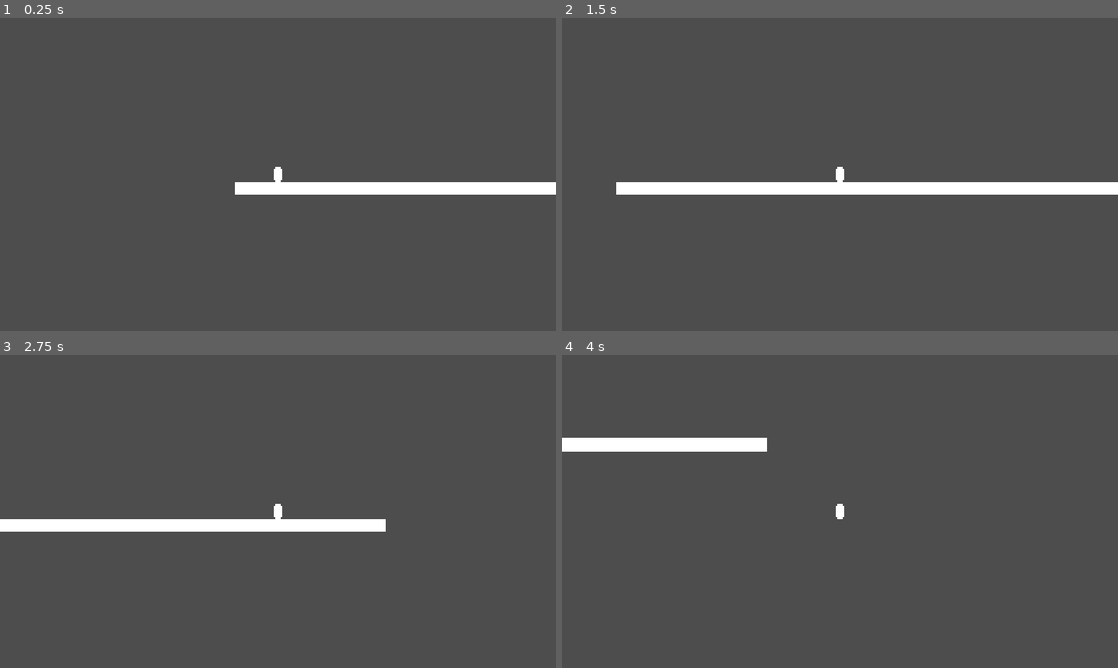
Above: before the commit, frames 1-4 (two rows, left to right).
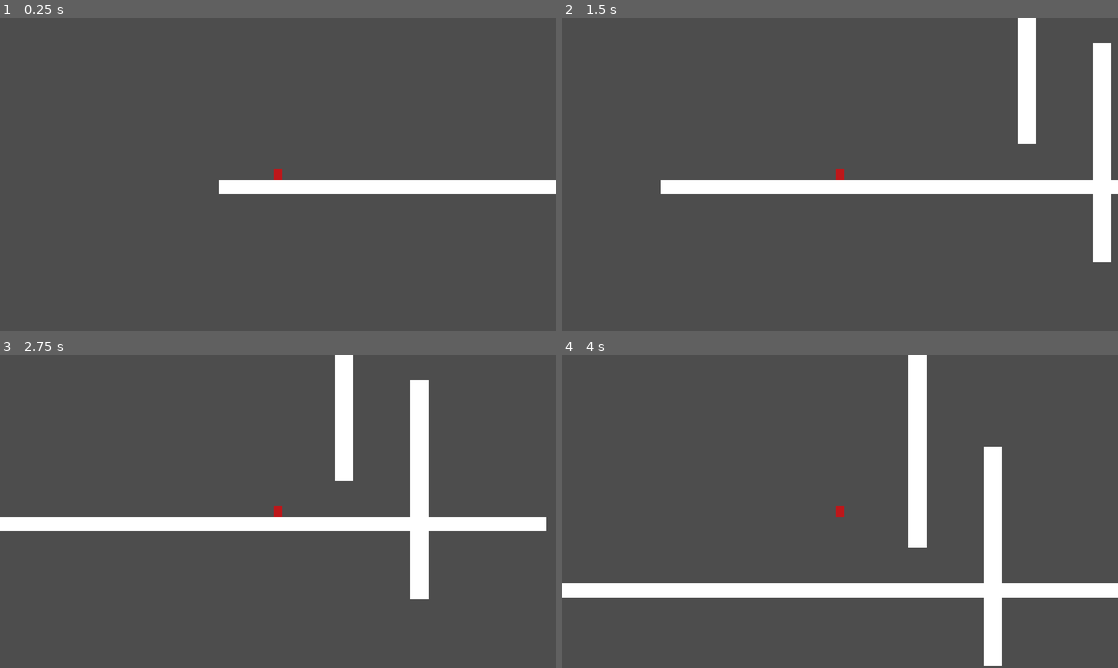
Above: after the commit, the same moments.

Repository: Nickolako/bounce_back_hack
Game: Godot game, scene res://Scenes/Main.tscn
Same seed, same stepped clock (60 frames per second), same inputs: the game is played once before the commit and once after it.
Inputs:
- Up to frame 1 (0.25 s): no input
- Up to frame 2 (1.5 s): tap Space (jump) at 0.6, 0.77, 1.07, 1.35 s
- Up to frame 3 (2.75 s): tap Space (jump) at 1.52, 1.82, 2.1 s
- Up to frame 4 (4 s): tap Space (jump) at 2.85, 3.02, 3.32, 3.6, 3.77 s

The runs differ from the first frame. In frame 1, 0.7% of the frame differs, in the area x 39-100%, y 47-57%; in frame 2, 4.5%; in frame 3, 5.5%; in frame 4, 11%, in the area x 0-100%, y 0-100%.

Commit message:
Better player movement

Diff:
--- a/Scenes/Main.tscn
+++ b/Scenes/Main.tscn
@@ -2,9 +2,10 @@
 
 [ext_resource type="Script" uid="uid://d35c3atmbei0w" path="res://Scenes/player.gd" id="1_r150o"]
 
-[sub_resource type="CapsuleShape2D" id="CapsuleShape2D_fmcal"]
+[sub_resource type="RectangleShape2D" id="RectangleShape2D_idj7w"]
+size = Vector2(16, 22)
 
-[sub_resource type="CapsuleMesh" id="CapsuleMesh_s8hg3"]
+[sub_resource type="QuadMesh" id="QuadMesh_kln2b"]
 
 [sub_resource type="RectangleShape2D" id="RectangleShape2D_fmcal"]
 size = Vector2(30, 28)
@@ -18,11 +19,12 @@
 script = ExtResource("1_r150o")
 
 [node name="CollisionShape2D" type="CollisionShape2D" parent="Player" unique_id=1899228440]
-shape = SubResource("CapsuleShape2D_fmcal")
+shape = SubResource("RectangleShape2D_idj7w")
 
 [node name="MeshInstance2D" type="MeshInstance2D" parent="Player" unique_id=1294683541]
-scale = Vector2(16.443321, 16.443321)
-mesh = SubResource("CapsuleMesh_s8hg3")
+modulate = Color(0.742128, 0.09197418, 0.10307633, 1)
+scale = Vector2(16.443321, 22.542723)
+mesh = SubResource("QuadMesh_kln2b")
 
 [node name="Camera2D" type="Camera2D" parent="Player" unique_id=1387360889]
 
@@ -31,8 +33,33 @@
 scale = Vector2(37.559998, 1)
 
 [node name="GroundCollison" type="CollisionShape2D" parent="Ground" unique_id=1823999716]
+scale = Vector2(1.0426971, 1.0496057)
 shape = SubResource("RectangleShape2D_fmcal")
 
 [node name="MeshInstance2D" type="MeshInstance2D" parent="Ground" unique_id=1547708678]
-scale = Vector2(28.289822, 28.289822)
+scale = Vector2(31.351871, 29.710775)
 mesh = SubResource("QuadMesh_s8hg3")
+
+[node name="Wall_1" type="StaticBody2D" parent="." unique_id=1241359165]
+position = Vector2(326, -35)
+scale = Vector2(1.2205117, -15.212302)
+
+[node name="GroundCollison" type="CollisionShape2D" parent="Wall_1" unique_id=994367323]
+scale = Vector2(1.0426971, 1.0496057)
+shape = SubResource("RectangleShape2D_fmcal")
+
+[node name="MeshInstance2D" type="MeshInstance2D" parent="Wall_1" unique_id=814876110]
+scale = Vector2(31.351871, 29.710775)
+mesh = SubResource("QuadMesh_s8hg3")
+
+[node name="Wall_2" type="StaticBody2D" parent="." unique_id=2066802124]
+position = Vector2(170.00003, -279)
+scale = Vector2(1.2205117, -15.212302)
+
+[node name="GroundCollison" type="CollisionShape2D" parent="Wall_2" unique_id=926165075]
+scale = Vector2(1.0426971, 1.0496057)
+shape = SubResource("RectangleShape2D_fmcal")
+
+[node name="MeshInstance2D" type="MeshInstance2D" parent="Wall_2" unique_id=1234781625]
+scale = Vector2(31.351871, 29.710775)
+mesh = SubResource("QuadMesh_s8hg3")
--- a/Scenes/player.gd
+++ b/Scenes/player.gd
@@ -1,19 +1,55 @@
+
 extends CharacterBody2D
 
+const SPEED = 200.0
+const JUMP_VELOCITY = -400.0
+const WALL_JUMP_TIME = 0.2
 
-const SPEED = 300.0
-const JUMP_VELOCITY = -400.0
+var direction = 1
+
+var wall_timer = 0.0
+var wall_waiting = false
+var wall_direction = 0
 
 
 func _physics_process(delta: float) -> void:
-	# Add the gravity.
+	# Gravity
 	if not is_on_floor():
 		velocity += get_gravity() * delta
 
-	# Handle jump.
-	if Input.is_action_just_pressed("jump") and is_on_floor():
-		velocity.y = JUMP_VELOCITY
+	if wall_waiting:
+		velocity.x = 0
 
-	velocity.x =  SPEED
+		# Jump during the 0.2-second window
+		if Input.is_action_just_pressed("jump"):
+			velocity.y = JUMP_VELOCITY
+			direction = wall_direction
+			wall_waiting = false
+			velocity.x = SPEED * direction
+
+		else:
+			wall_timer -= delta
+
+			# Time expired: bounce backward
+			if wall_timer <= 0:
+				direction = wall_direction
+				wall_waiting = false
+				velocity.x = SPEED * direction
+
+	else:
+		# Normal jump
+		if Input.is_action_just_pressed("jump") and is_on_floor():
+			velocity.y = JUMP_VELOCITY
+
+		velocity.x = SPEED * direction
 
 	move_and_slide()
+
+	# Detect new wall collision
+	if not wall_waiting and is_on_wall():
+		var normal = get_wall_normal()
+
+		if normal.x * direction < -0.5:
+			wall_waiting = true
+			wall_timer = WALL_JUMP_TIME
+			wall_direction = int(sign(normal.x))
